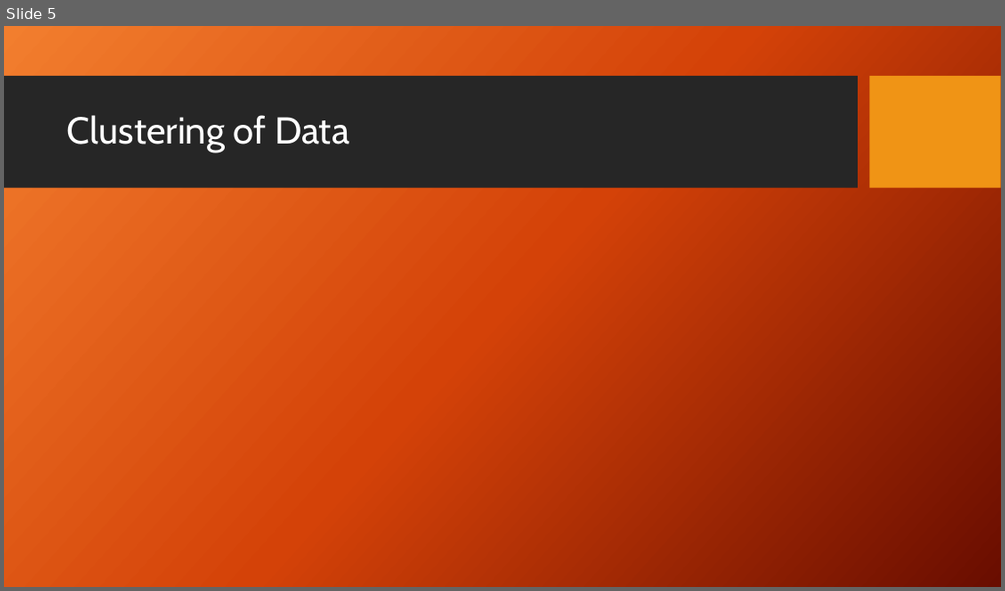
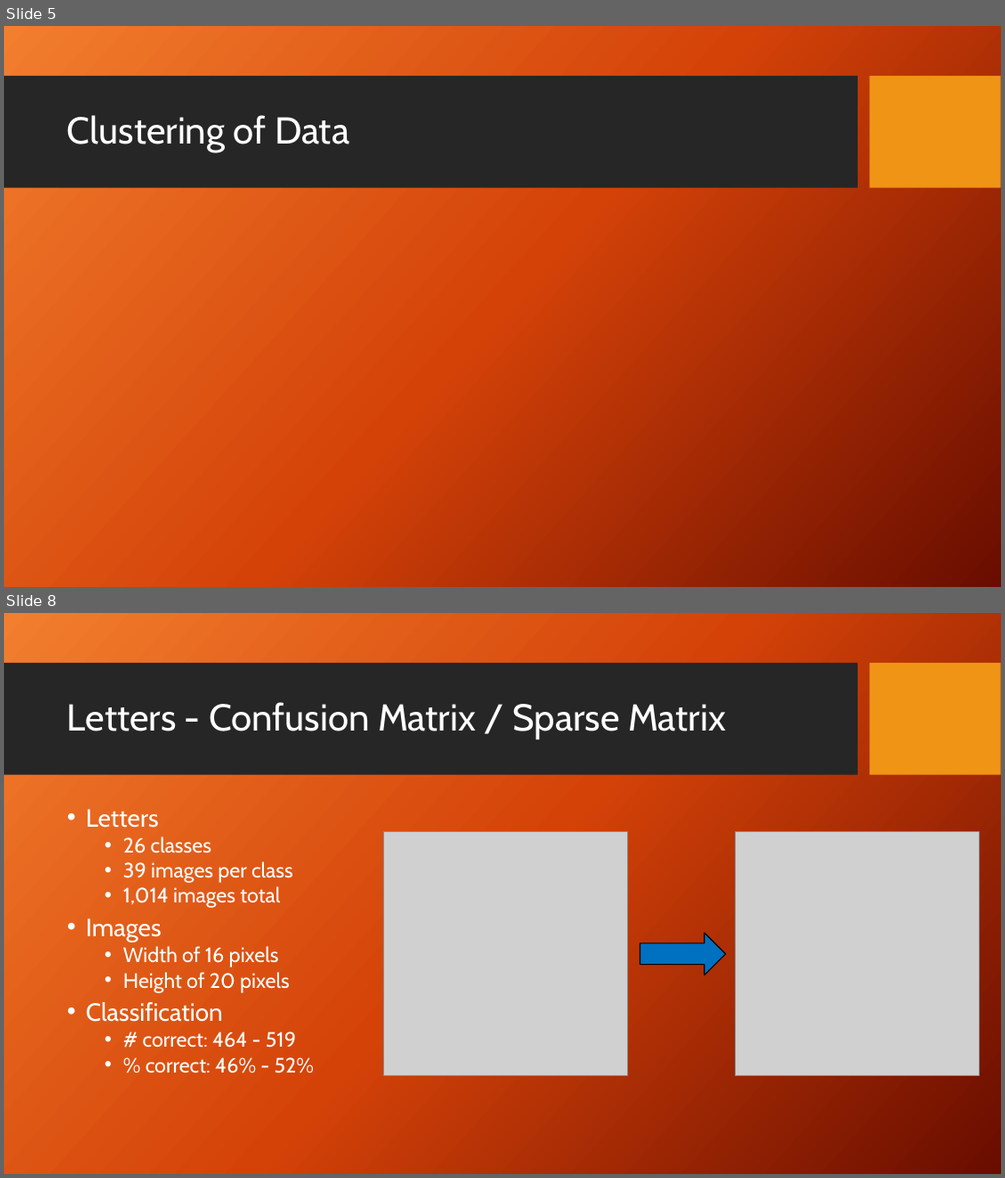
Before and after one commit to WoodMath/cse5334, a slide deck: hw02/Data Mining Project 2.pptx. Shown one above the other, each under a label of ours: slide 5 before the commit, slides 5 and 8 after it; the slides between them are not shown. The pictures are 1005x591 and 1005x1178 pixels, drawn with LibreOffice and Linux fonts; fonts in the diff are those of the drawing; grey boxes stand for pictures; background and template pictures are left out. Boxes give left, top, right and bottom in pixels: in the first picture for what was removed or moved away, otherwise in the second. Text is boxed around its words. In the diff, an @@ line names an element or a change of style, - is before the commit and + after.

```diff
--- a/hw02/Data Mining Project 2.pptx
+++ b/hw02/Data Mining Project 2.pptx
@@ slide 8 added at <box>4,613,1001,1174</box>, background picture (left out); not listed: 2 template elements that a slide beside it also shows @@
@@ title added at <box>67,702,726,739</box>, 36 pt, text #FFFFFF @@
+Letters - Confusion Matrix / Sparse Matrix
@@ text added at <box>86,809,315,1073</box>, 20 pt, text #FFFFFF @@
+• Letters
+  • 26 classes
+  • 39 images per class
+  • 1,014 images total
+• Images
+  • Width of 16 pixels
+  • Height of 20 pixels
+• Classification
+  • # correct: 464 - 519
+  • % correct: 46% - 52%
@@ picture added at <box>384,832,628,1076</box> @@
@@ picture added at <box>736,832,979,1076</box> @@
@@ right arrow added at <box>640,933,726,975</box>, fill #0070C0, outline #000000 1 pt @@
```
Also in this commit, not shown: 2 slides changed, 2 other slides added, 32 other files.
